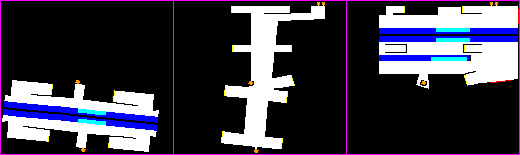
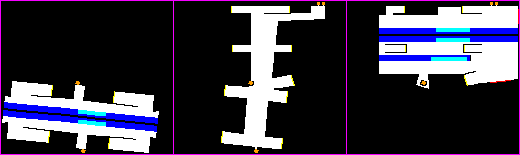
Before/after of a 520×155 layered artwork. What changed in the layer stack:
painted on "Layer" over box(2, 2, 498, 153)
